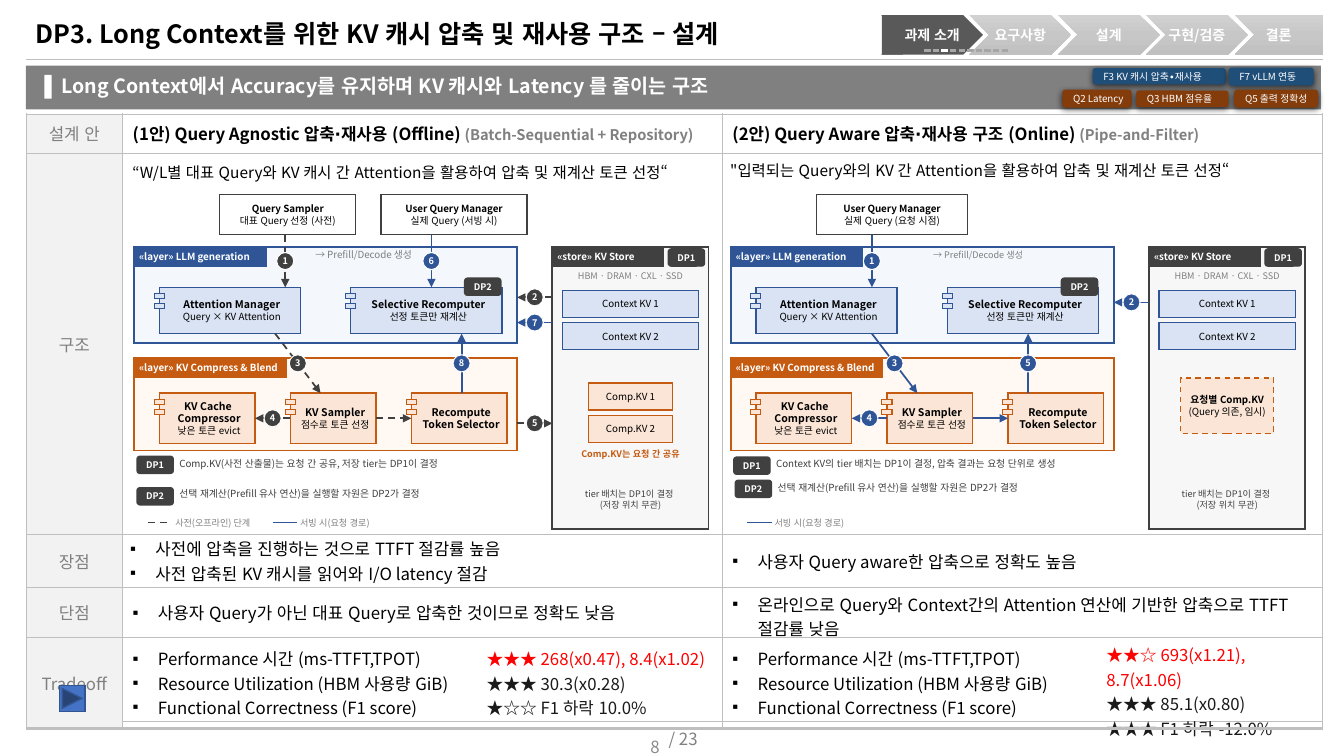
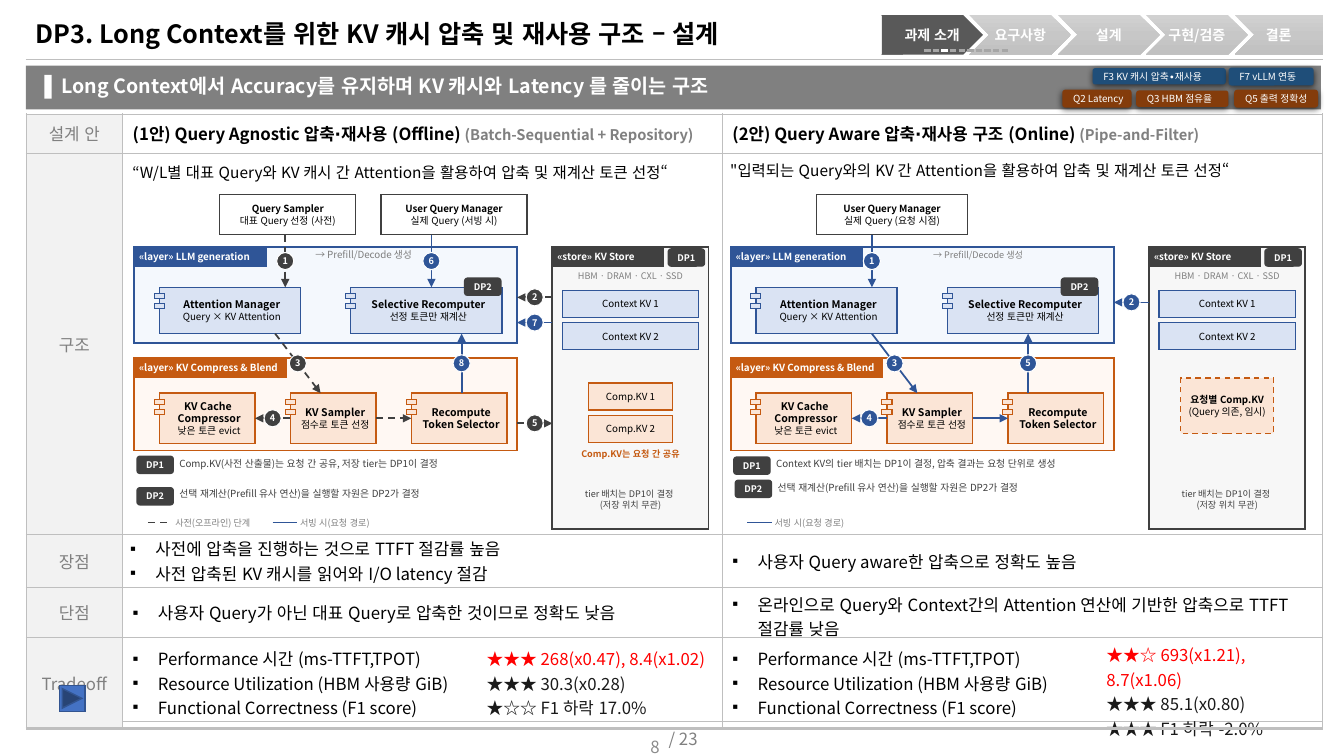
Before and after one commit to mkim0628/vllm, a slide deck: slide 8 of doc-mk/DP-overview-qa-unified.pptx. Drawn at 1344x756 pixels with LibreOffice and Linux fonts; fonts in the diff are those of the drawing. Boxes give left, top, right and bottom in pixels: in the first picture for what was removed or moved away, otherwise in the second. Text is boxed around its words. In the diff, an @@ line names an element or a change of style, - is before the commit and + after.

```diff
--- a/doc-mk/DP-overview-qa-unified.pptx
+++ b/doc-mk/DP-overview-qa-unified.pptx
@@ table at (x1=26, y1=114, x2=1323, y2=741) @@
-row 5, column 3: ★★★ 268(x0.47), 8.4(x1.02) / ★★★ 30.3(x0.28) / ★☆☆ F1 하락 10.0%
+row 5, column 3: ★★★ 268(x0.47), 8.4(x1.02) / ★★★ 30.3(x0.28) / ★☆☆ F1 하락 17.0%
-row 5, column 5: ★★☆ 693(x1.21), 8.7(x1.06) / ★★★ 85.1(x0.80) / ★★★ F1 하락 -12.0%
+row 5, column 5: ★★☆ 693(x1.21), 8.7(x1.06) / ★★★ 85.1(x0.80) / ★★★ F1 하락 -2.0%
```
Also in this commit, not shown: 1 other slide changed, 6 other files.
